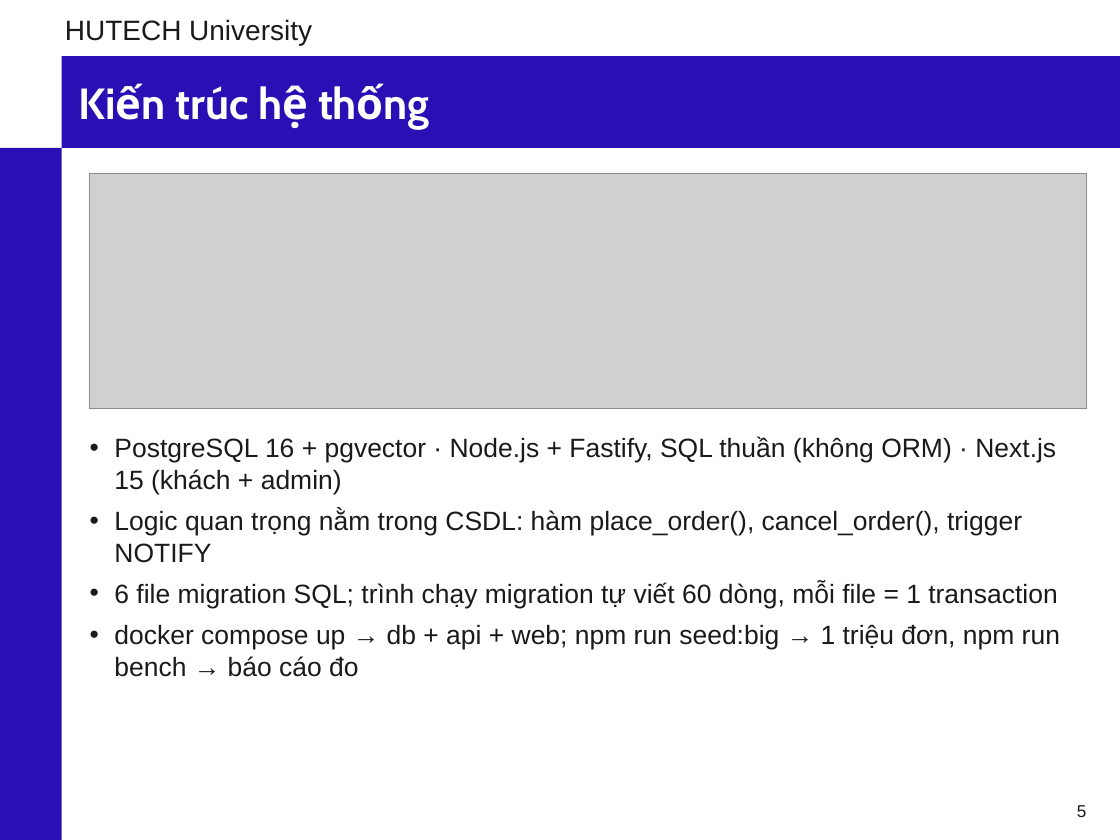
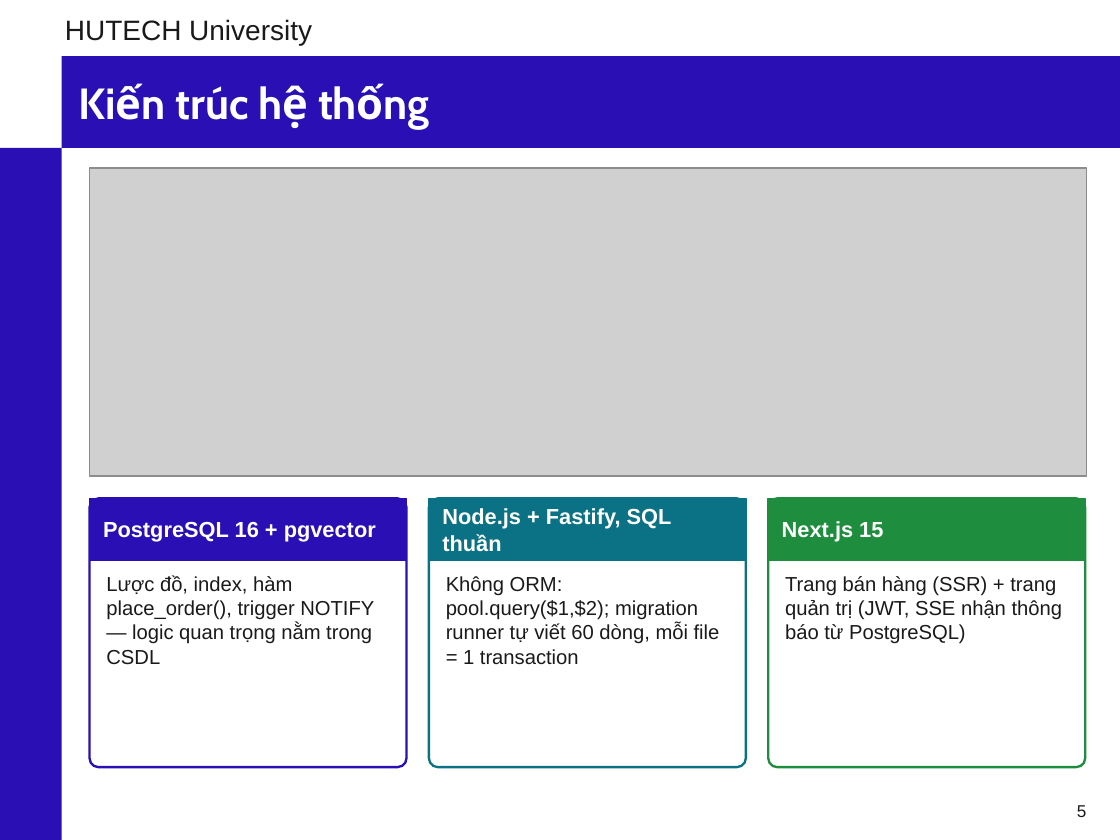
Before and after one commit to phunganhtuan123/master-csdl, a slide deck: slide 5 of docs/Slide_CSDL_Nhom6_PostgreSQL.pptx. Drawn at 1120x840 pixels with LibreOffice and Linux fonts; fonts in the diff are those of the drawing; grey boxes stand for pictures; background and template pictures are left out. Boxes give left, top, right and bottom in pixels: in the first picture for what was removed or moved away, otherwise in the second. Text is boxed around its words. In the diff, an @@ line names an element or a change of style, - is before the commit and + after.

```diff
--- a/docs/Slide_CSDL_Nhom6_PostgreSQL.pptx
+++ b/docs/Slide_CSDL_Nhom6_PostgreSQL.pptx
@@ picture: place and size @@
-picture at [90, 174, 1086, 409]
+picture at [90, 168, 1086, 476]
@@ text removed at [114, 437, 1060, 677] @@
-• PostgreSQL 16 + pgvector · Node.js + Fastify, SQL thuần (không ORM) · Next.js 15 (khách + admin)
-• Logic quan trọng nằm trong CSDL: hàm place_order(), cancel_order(), trigger NOTIFY
-• 6 file migration SQL; trình chạy migration tự viết 60 dòng, mỗi file = 1 transaction
-• docker compose up → db + api + web; npm run seed:big → 1 triệu đơn, npm run bench → báo cáo đo
@@ rounded rectangle added at [90, 498, 407, 767], fill #FFFFFF, outline #2A10B4 1.5 pt @@
@@ rectangle added at [90, 498, 407, 560], fill #2A10B4, outline #2A10B4 1 pt @@
@@ rounded rectangle added at [429, 498, 746, 767], fill #FFFFFF, outline #0B7285 1.5 pt @@
@@ rectangle added at [429, 498, 746, 560], fill #0B7285, outline #0B7285 1 pt @@
@@ text added at [442, 508, 672, 552], 14 pt, text #FFFFFF, bold @@
+Node.js + Fastify, SQL thuần
@@ rounded rectangle added at [768, 498, 1085, 767], fill #FFFFFF, outline #1E8E3E 1.5 pt @@
@@ rectangle added at [768, 498, 1085, 560], fill #1E8E3E, outline #1E8E3E 1 pt @@
@@ text added at [103, 521, 376, 542], 14 pt, text #FFFFFF, bold @@
+PostgreSQL 16 + pgvector
@@ text added at [782, 521, 883, 542], 14 pt, text #FFFFFF, bold @@
+Next.js 15
@@ text added at [106, 575, 374, 665], 13 pt, text #1A1A1A @@
+Lược đồ, index, hàm place_order(), trigger NOTIFY — logic quan trọng nằm trong CSDL
@@ text added at [446, 576, 720, 665], 13 pt, text #1A1A1A @@
+Không ORM: pool.query($1,$2); migration runner tự viết 60 dòng, mỗi file = 1 transaction
@@ text added at [785, 576, 1062, 644], 13 pt, text #1A1A1A @@
+Trang bán hàng (SSR) + trang quản trị (JWT, SSE nhận thông báo từ PostgreSQL)
```
Also in this commit, not shown: 15 other slides changed, 1 slide added, 1 slide removed, 43 other files.
